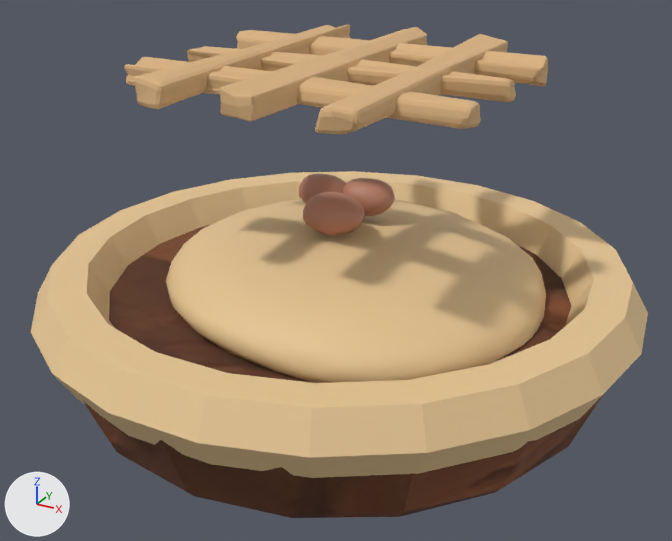
Renders of the glTF model assets/models/items/dish_miners_pie.glb from each side of a commit.
Both versions are drawn from a camera (50 mm lens) standing at (0.21, -0.385, 0.25) and looking at (0.003, -0.009, 0.062). Arrows for +X, +Y and +Z are at lower left; the lights stay in place. The first picture is the older version. Vertices at exactly the same position are counted once.

In view in the first picture: 'model'.
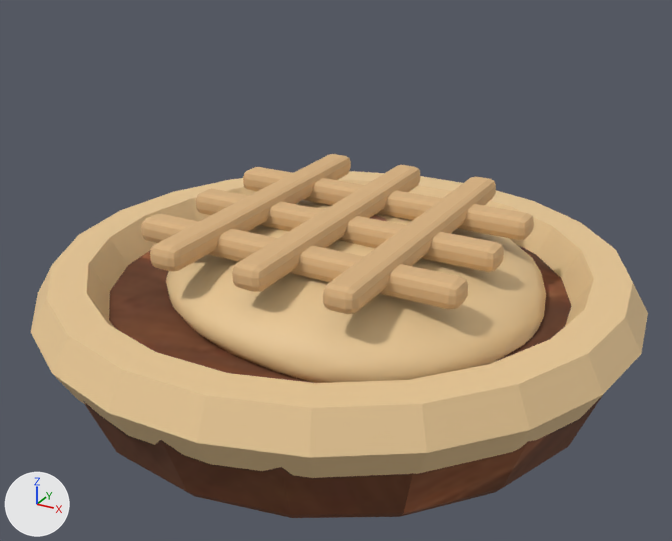
The edits, one by one:
me_icosphere_003 is used by ob_model.
me_icosphere_003 had 1303 vertices, 2562 faces and spanned x -0.153..0.153, y -0.151..0.151, z 0.0..0.169.
me_icosphere_003 now has 1004 vertices, 1964 faces and spans x -0.153..0.153, y -0.151..0.151, z 0.0..0.092.
me_icosphere_003 part 1: a new loose piece of 56 vertices spanning x -0.085..0.085, y -0.053..-0.037, z 0.076..0.088, in mat_crust_d (beige #dab381).
me_icosphere_003 part 2: a new loose piece of 56 vertices spanning x -0.053..-0.037, y -0.085..0.085, z 0.08..0.092, in mat_crust_d (beige #dab381).
me_icosphere_003 part 3: a new loose piece of 56 vertices spanning x -0.085..0.085, y -0.008..0.008, z 0.076..0.088, in mat_crust_d (beige #dab381).
me_icosphere_003 part 4: a new loose piece of 56 vertices spanning x -0.008..0.008, y -0.085..0.085, z 0.08..0.092, in mat_crust_d (beige #dab381).
me_icosphere_003 part 5: a new loose piece of 56 vertices spanning x -0.085..0.085, y 0.037..0.053, z 0.076..0.088, in mat_crust_d (beige #dab381).
me_icosphere_003 part 6: a new loose piece of 56 vertices spanning x 0.037..0.053, y -0.085..0.085, z 0.08..0.092, in mat_crust_d (beige #dab381).
me_icosphere_003 part 7: 6 loose pieces with 635 vertices, spanning x -0.086..0.086, y -0.086..0.087, z 0.153..0.169, are deleted.
Part 8, on me_icosphere_003:
1 vertex is removed from x -0.002, y -0.002, z 0.099.
20 faces are deleted.
184 vertices in x -0.035..0.017, y -0.015..0.04, z 0.081..0.1 move by (0.0, 0.0, -0.02).
1 vertex is added at (-0.002, -0.002, 0.059).
20 new faces join them, mat_ch_0_5__0_22__0_14 (brown #bc8169).
me_icosphere_003 part 9: 212 kept faces spanning x -0.145..0.145, y -0.147..0.147, z 0.0..0.05 get new texture (UV) coordinates.

Boxes [x1, y1, x2, y2] around the edits, measured in the pictures (672 x 541 px; the box of a moved part takes in the faces that stretch with it):
'model', reshaped (26% shorter)
    before: [31, 24, 648, 518]
    after: [31, 154, 648, 518]
part 1 of me_icosphere_003, added (beige)
    after: [141, 214, 468, 309]
part 2 of me_icosphere_003, added (beige)
    after: [150, 154, 351, 271]
part 3 of me_icosphere_003, added (beige)
    after: [196, 188, 504, 272]
part 4 of me_icosphere_003, added (beige)
    after: [232, 165, 420, 292]
part 5 of me_icosphere_003, added (beige)
    after: [243, 167, 534, 240]
part 6 of me_icosphere_003, added (beige)
    after: [323, 176, 496, 314]
part 7 of me_icosphere_003, deleted (beige)
    before: [124, 24, 548, 134]
part 8 of me_icosphere_003, moved or reshaped (mostly hidden afterwards)
    before: [299, 173, 395, 235]
    after: [323, 209, 387, 221]
part 9 of me_icosphere_003, surface changed
    before: [86, 225, 597, 518]
    after: [86, 246, 597, 518]
